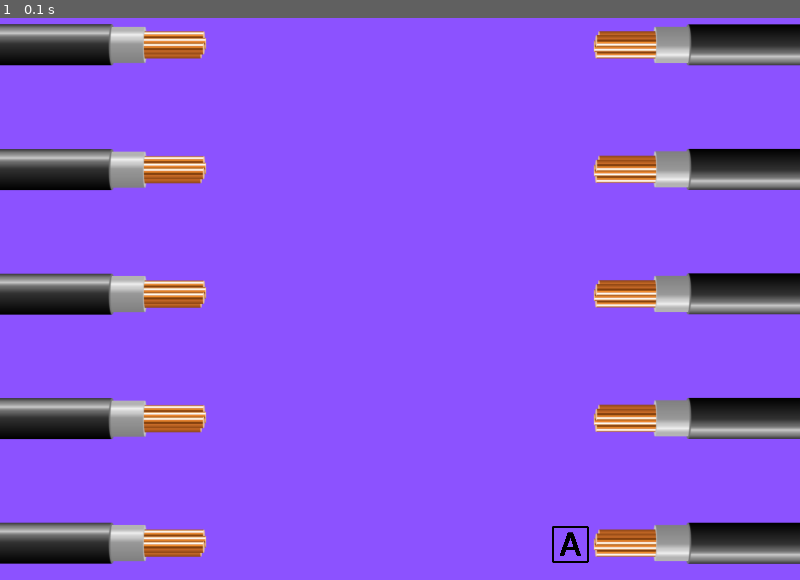
Above: before the commit, frame 1.
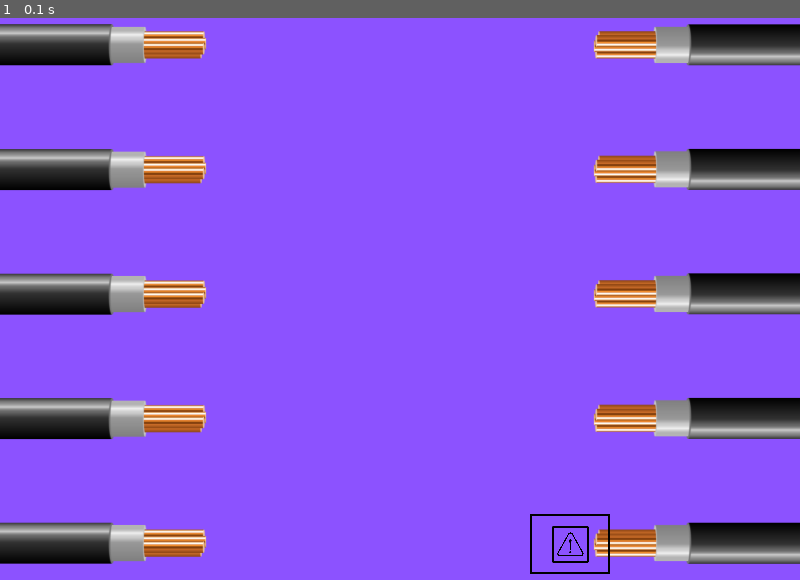
Above: after the commit, the same moment.

Repository: Moon-suny/projet_info_Becile
Game: pygame game, started from Jeu1/Main_Jeu_1.py
Two runs of this game, one before a commit and one after it. Both use one fixed random seed, a clock stepped at 60 frames per second and the inputs below.
Inputs:
- Up to frame 1 (0.1 s): no input

The runs differ from the first frame. In frame 1, 0.2% of the frame differs, in the area x 66-77%, y 88-99%.

Commit message:
Refactorisation des boutons dans Jeu1 pour utiliser une liste de propriétés et ajout de la couleur par défaut

Diff:
--- a/Jeu1/Main_Jeu_1.py
+++ b/Jeu1/Main_Jeu_1.py
@@ -1,6 +1,6 @@
 import pygame
 import sys
-from lib_jeu1_pygame import create_button, check_button_clicked
+from lib_jeu1_pygame import create_button, check_button_clicked, DEFAULT_BUTTON_COLOR
 
 # Initialisation de Pygame
 pygame.init()
@@ -18,12 +18,18 @@
 # Couleurs
 white = (255, 255, 255)
 
-# Propriétés des boutons
-button1_rect = pygame.Rect(530, 520, 200, 50)  # Taille initiale, sera ajustée à celle de l'image
-button1_text = ""  # Si image, ne pas mettre de texte
-button1_image = "Jeu1/Img_Button/Logo_Cable_D/A.png"
-button1_scale_factor = 0.1  # Facteur d'échelle pour le bouton 1
+# Liste des boutons avec leurs propriétés
+buttons = [
+    {   # Bouton 1
+        "name" : "Bouton 1",
+        "rect": pygame.Rect(530, 520, 0, 0),  # Taille initiale, sera ajustée à celle de l'image
+        "text": "",  # Texte (vide si image)
+        "image_path": "Jeu1/Img_Button/Logo_cable_test.png", # Chemin/nom de l'image (vide si texte)
+        "scale_factor": 0.1,  # Facteur d'échelle pour le bouton 1
+    },
+]
 
+# fonction principale
 def main():
     while True:
         for event in pygame.event.get():
@@ -33,14 +39,25 @@
                 sys.exit()
 
             # Vérifier si un bouton est cliqué
-            if check_button_clicked(button1_rect, event):
-                print("Bouton 1 cliqué !")
+            for button in buttons:
+                if check_button_clicked(button["rect"], event):
+                    print(f"{button['name']} cliqué !")
 
         # Remplir l'écran avec une couleur de fond
         screen.blit(fond, (0, 0))
 
+
         # Dessiner les boutons
-        create_button(screen, button1_rect, text=button1_text, image_path=button1_image, scale_factor=button1_scale_factor)
+        for button in buttons:
+            create_button(
+                screen,
+                button["rect"],
+                text=button["text"],
+                image_path=button["image_path"],
+                scale_factor=button["scale_factor"],
+                font=button.get("font"),
+                button_color=button.get("button_color", DEFAULT_BUTTON_COLOR)
+            )
 
         # Mettre à jour l'affichage
         pygame.display.flip()
Binary file added: Jeu1/Img_Button/Logo_cable_test.png
